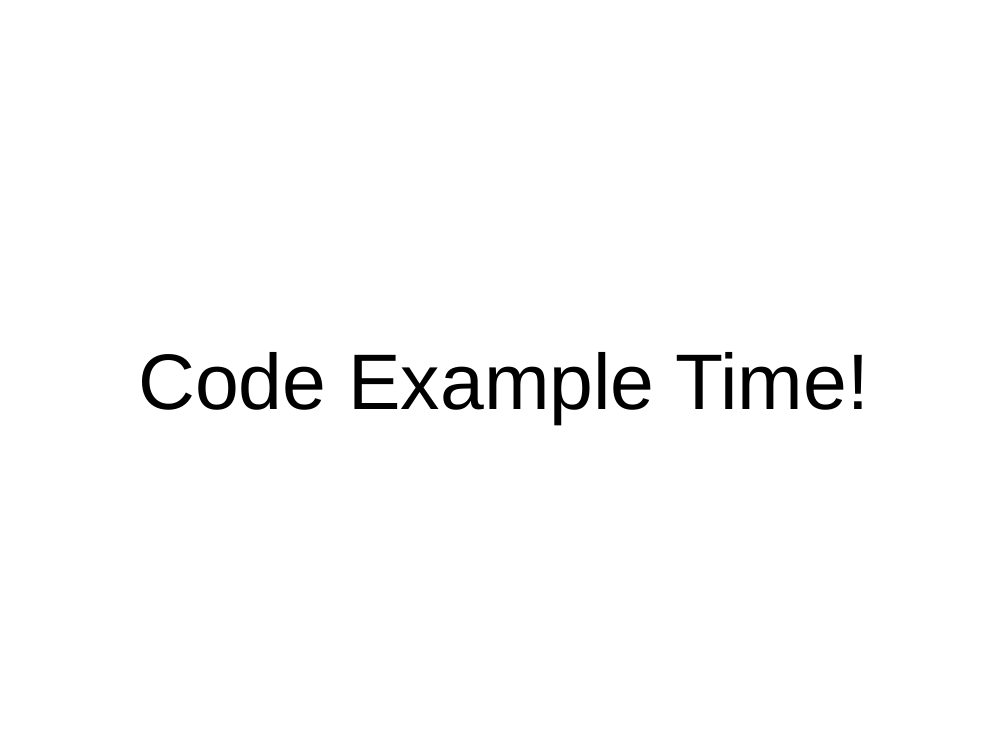
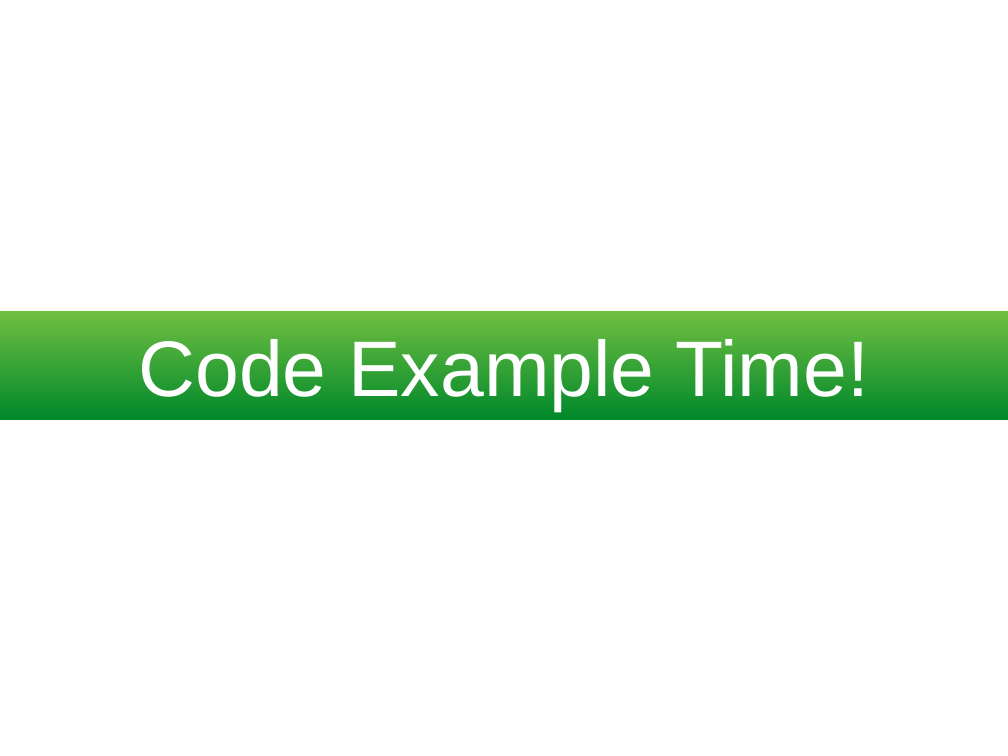
Before and after one commit to thatdevgirl/svg-intro, a slide deck: slide 6 of slides/svg-presentation.pptx. Drawn at 1008x756 pixels with LibreOffice and Linux fonts; fonts in the diff are those of the drawing. Boxes give left, top, right and bottom in pixels: in the first picture for what was removed or moved away, otherwise in the second. Text is boxed around its words. In the diff, an @@ line names an element or a change of style, - is before the commit and + after.

Commit message:
Updating presentation file; adding before and after code example dirs

```diff
--- a/slides/svg-presentation.pptx
+++ b/slides/svg-presentation.pptx
@@ rectangle "Code Example Time!": place and size @@
-rectangle "Code Example Time!" at (138, 352, 869, 424)
+rectangle "Code Example Time!" at (0, 310, 1008, 420)
@@ rectangle "Code Example Time!" at (0, 310, 1008, 420): text colour #000000 to #FFFFFF; fill none to gradient #70BF41 to #00882B @@
```
Also in this commit, not shown: 7 other slides changed, 12 other files.
